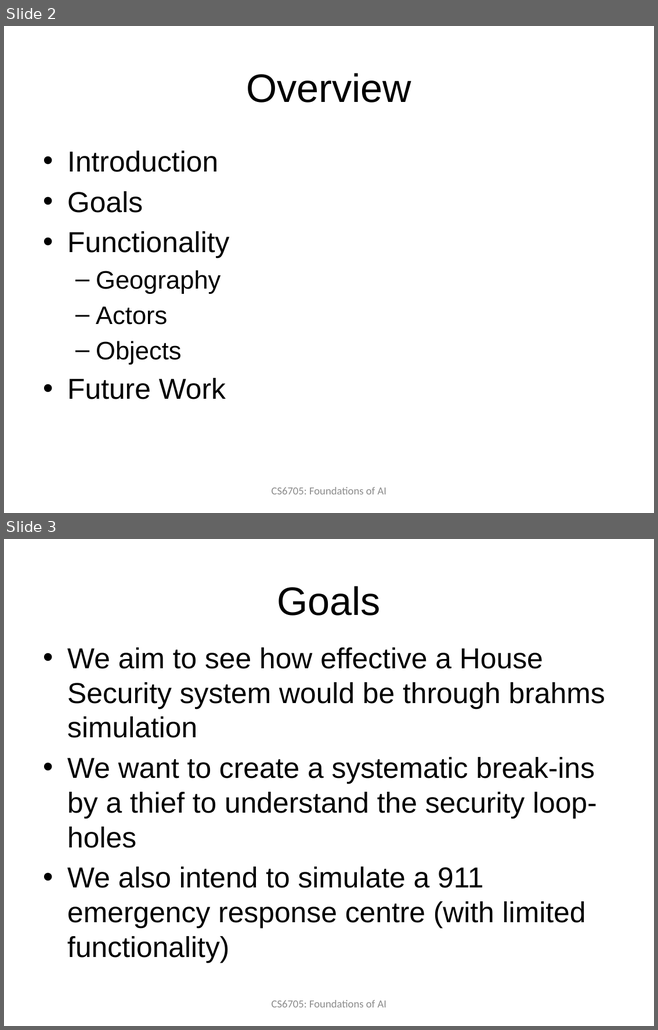
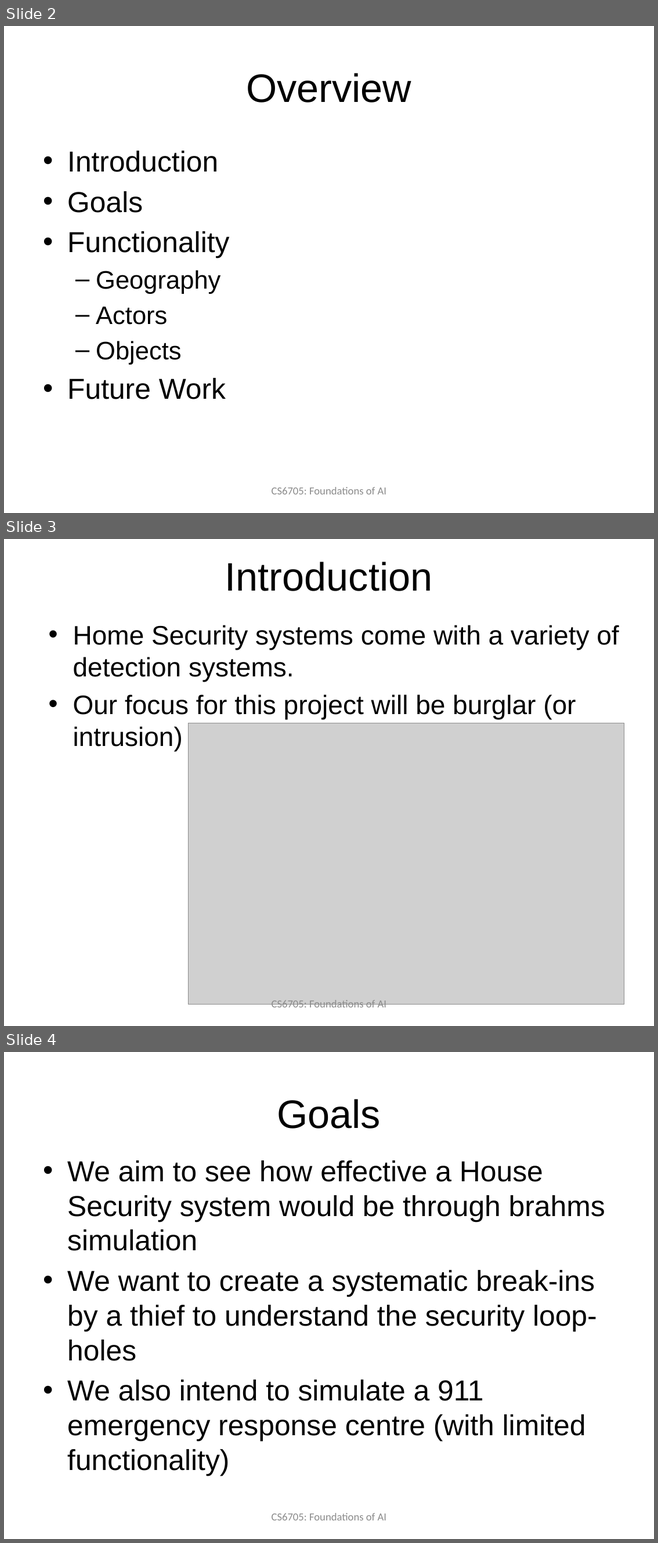
Before and after one commit to edvelezg/unb-ai, a slide deck: Project/Proposal.pptx. Shown one above the other, each under a label of ours: slides 2 and 3 before the commit, slides 2, 3 and 4 after it. The pictures are 658x1030 and 658x1543 pixels, drawn with LibreOffice and Linux fonts; fonts in the diff are those of the drawing; grey boxes stand for pictures; background and template pictures are left out. Boxes give left, top, right and bottom in pixels: in the first picture for what was removed or moved away, otherwise in the second. Text is boxed around its words. In the diff, an @@ line names an element or a change of style, - is before the commit and + after.

```diff
--- a/Project/Proposal.pptx
+++ b/Project/Proposal.pptx
@@ slide 3 added at box(4, 539, 654, 1026), background picture (left out) @@
@@ title added at box(225, 562, 432, 591), 44 pt, text #000000 @@
+Introduction
@@ text added at box(73, 625, 618, 719), 29.6 pt, text #000000 @@
+• Home Security systems come with a variety of detection systems.
+• Our focus for this project will be burglar (or intrusion)
@@ picture added at box(188, 723, 623, 1004) @@
@@ text added at box(271, 1000, 386, 1011), 12 pt, text #8C8C8C @@
+CS6705: Foundations of AI
@@ what was slide 3 is now slide 4 @@
```
Also in this commit, not shown: 4 slides changed.
